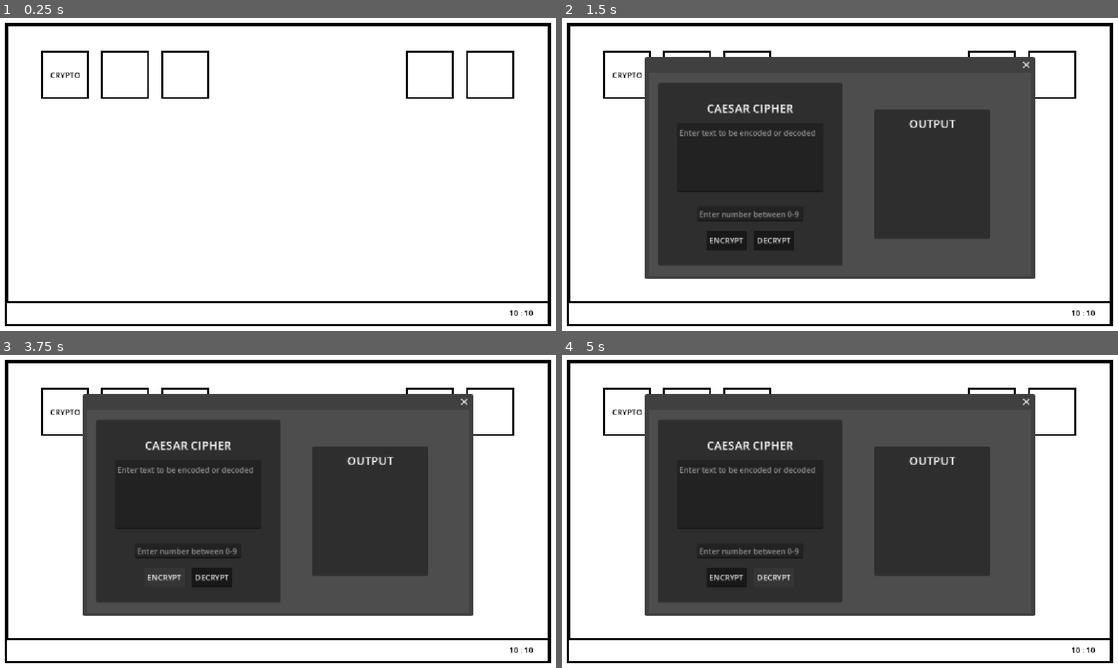
Above: before the commit, frames 1-4 (two rows, left to right).
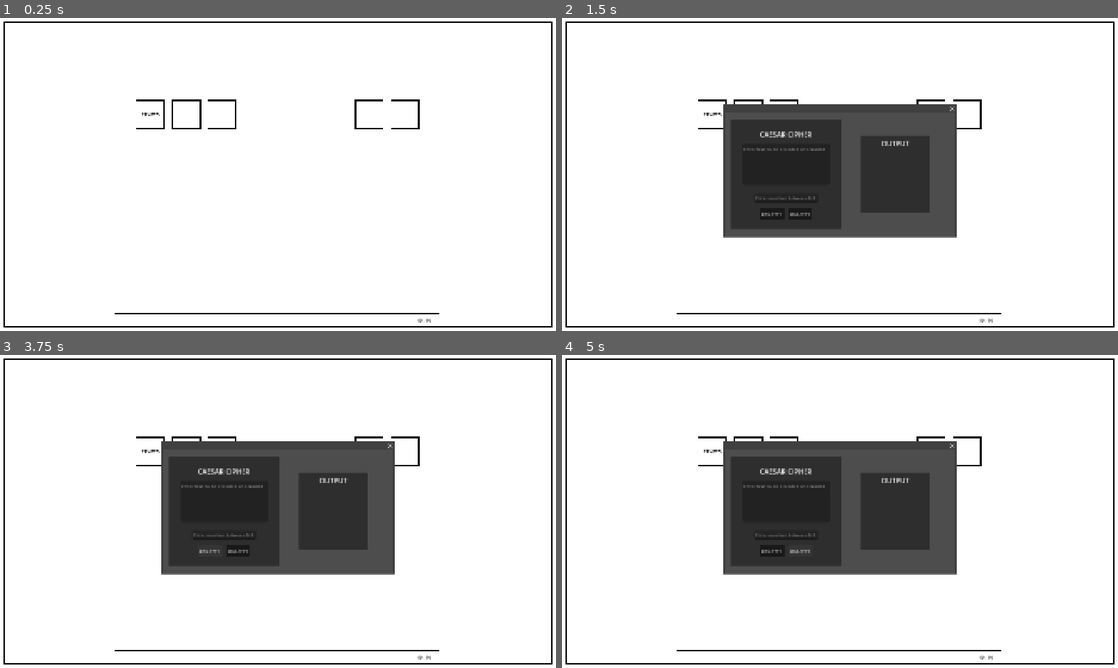
Above: after the commit, the same moments.

Repository: sandre-to/bachelor2026-frontend
Game: Godot game, scene res://scenes/desktop/desktop_environment.tscn
Two runs of this game, one before a commit and one after it. Both use one fixed random seed, a clock stepped at 60 frames per second and the inputs below.
Inputs (mouse positions are in pixels of both pictures, inside the frame that each line leads up to; where the layout moved, square brackets give the same spot in the first picture):
- Up to frame 1 (0.25 s): no input
- Up to frame 2 (1.5 s): click "CRYPTO" at 0.5 s; click (684, 74) at 1.27 s
- Up to frame 3 (3.75 s): click (222, 452) [183, 411] at 2 s; click (366, 452) [428, 411] at 2.75 s; click "ENCRYPT" at 3.5 s
- Up to frame 4 (5 s): click "DECRYPT" at 4.25 s

The runs differ from the first frame. In frame 1, 6.8% of the frame differs, in the area x 0-100%, y 1-99%; in frame 2, 44%; in frame 3, 44%; in frame 4, 44%.

Commit message:
startmal stegTool

Diff:
--- /dev/null
+++ b/assets/tools/steg_tool/steg_tool.tscn
@@ -0,0 +1,54 @@
+[gd_scene format=3 uid="uid://c4co1lnveh66q"]
+
+[sub_resource type="StyleBoxFlat" id="StyleBoxFlat_7ot5g"]
+bg_color = Color(0.779894, 0.54698455, 0.71348655, 0.6627451)
+
+[sub_resource type="StyleBoxFlat" id="StyleBoxFlat_u3kwl"]
+bg_color = Color(0.31764707, 0.16862746, 0.28627452, 0.3764706)
+
+[node name="StegTool" type="Control" unique_id=1224495268]
+layout_mode = 3
+anchors_preset = 15
+anchor_right = 1.0
+anchor_bottom = 1.0
+grow_horizontal = 2
+grow_vertical = 2
+
+[node name="Panel" type="Panel" parent="." unique_id=1967266897]
+layout_mode = 0
+offset_left = 650.0
+offset_top = 391.0
+offset_right = 1351.0
+offset_bottom = 746.0
+theme_override_styles/panel = SubResource("StyleBoxFlat_7ot5g")
+
+[node name="Panel2" type="Panel" parent="Panel" unique_id=1737370519]
+layout_mode = 0
+offset_left = 94.0
+offset_top = 157.0
+offset_right = 599.0
+offset_bottom = 291.0
+theme_override_styles/panel = SubResource("StyleBoxFlat_u3kwl")
+
+[node name="Label" type="Label" parent="Panel/Panel2" unique_id=755695923]
+layout_mode = 0
+offset_left = 20.0
+offset_top = 19.0
+offset_right = 480.0
+offset_bottom = 117.0
+
+[node name="Panel3" type="Panel" parent="Panel" unique_id=1176895053]
+layout_mode = 0
+offset_left = 31.0
+offset_top = 41.0
+offset_right = 669.0
+offset_bottom = 125.0
+theme_override_styles/panel = SubResource("StyleBoxFlat_u3kwl")
+
+[node name="Label" type="Label" parent="Panel/Panel3" unique_id=1887963533]
+layout_mode = 0
+offset_left = 20.0
+offset_top = 19.0
+offset_right = 617.0
+offset_bottom = 67.0
+text = "Skriv inn navnet på filen du vil kjøre en metadata sjekk på. "
--- a/project.godot
+++ b/project.godot
@@ -24,6 +24,9 @@
 
 [display]
 
+window/size/viewport_width=1920
+window/size/viewport_height=1080
+window/size/mode=2
 window/stretch/mode="canvas_items"
 
 [dotnet]
